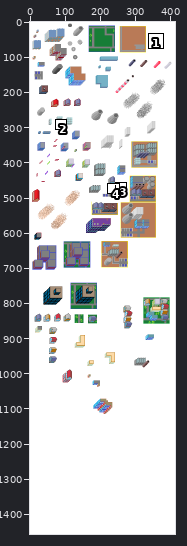
Two states of a sprite sheet, misc/artlib.png. The first picture is a wide view before the edit; the outline marks the close-up.
Close-up. Before the edit:
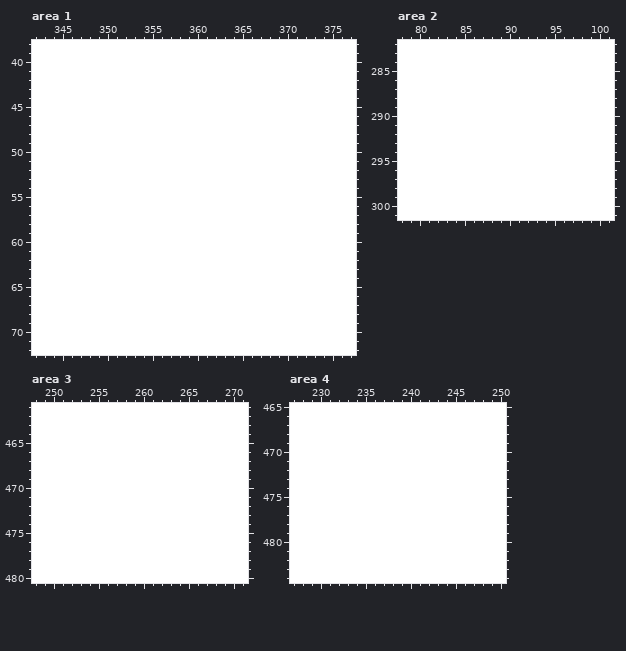
The file is 412x1456 pixels. Colours within 5 levels of each other are drawn and written as one. Shown: area 1: x 342..377, y 38..72; area 2: x 78..101, y 282..301; area 3: x 248..271, y 461..480; area 4: x 227..250, y 465..484. The commit also changed other parts of the picture, which this record leaves out.
After:
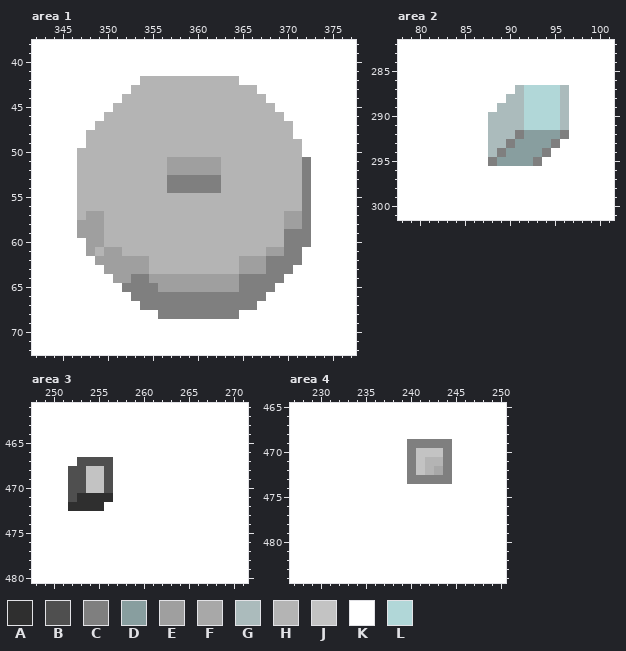
Palette (. is transparent): A #2f2f2f  B #4f4f4f  C #7f7f7f  D #889e9f  E #9f9f9f  F #a8a8a8  G #abbbbc  H #b4b4b4  J #c3c3c3  K #ffffff  L #b1d7d8
The edit:
--- area 1
@@ x 342..377 @@
 41 KKKKKKKKKKKKKKKKKKKKKKKKKKKKKKKKKKKK
-42 KKKKKKKKKKKKKKKKKKKKKKKKKKKKKKKKKKKK
-43 KKKKKKKKKKKKKKKKKKKKKKKKKKKKKKKKKKKK
-44 KKKKKKKKKKKKKKKKKKKKKKKKKKKKKKKKKKKK
-45 KKKKKKKKKKKKKKKKKKKKKKKKKKKKKKKKKKKK
-46 KKKKKKKKKKKKKKKKKKKKKKKKKKKKKKKKKKKK
-47 KKKKKKKKKKKKKKKKKKKKKKKKKKKKKKKKKKKK
-48 KKKKKKKKKKKKKKKKKKKKKKKKKKKKKKKKKKKK
-49 KKKKKKKKKKKKKKKKKKKKKKKKKKKKKKKKKKKK
-50 KKKKKKKKKKKKKKKKKKKKKKKKKKKKKKKKKKKK
-51 KKKKKKKKKKKKKKKKKKKKKKKKKKKKKKKKKKKK
-52 KKKKKKKKKKKKKKKKKKKKKKKKKKKKKKKKKKKK
-53 KKKKKKKKKKKKKKKKKKKKKKKKKKKKKKKKKKKK
-54 KKKKKKKKKKKKKKKKKKKKKKKKKKKKKKKKKKKK
-55 KKKKKKKKKKKKKKKKKKKKKKKKKKKKKKKKKKKK
-56 KKKKKKKKKKKKKKKKKKKKKKKKKKKKKKKKKKKK
-57 KKKKKKKKKKKKKKKKKKKKKKKKKKKKKKKKKKKK
-58 KKKKKKKKKKKKKKKKKKKKKKKKKKKKKKKKKKKK
-59 KKKKKKKKKKKKKKKKKKKKKKKKKKKKKKKKKKKK
-60 KKKKKKKKKKKKKKKKKKKKKKKKKKKKKKKKKKKK
-61 KKKKKKKKKKKKKKKKKKKKKKKKKKKKKKKKKKKK
-62 KKKKKKKKKKKKKKKKKKKKKKKKKKKKKKKKKKKK
-63 KKKKKKKKKKKKKKKKKKKKKKKKKKKKKKKKKKKK
-64 KKKKKKKKKKKKKKKKKKKKKKKKKKKKKKKKKKKK
-65 KKKKKKKKKKKKKKKKKKKKKKKKKKKKKKKKKKKK
-66 KKKKKKKKKKKKKKKKKKKKKKKKKKKKKKKKKKKK
-67 KKKKKKKKKKKKKKKKKKKKKKKKKKKKKKKKKKKK
-68 KKKKKKKKKKKKKKKKKKKKKKKKKKKKKKKKKKKK
+42 KKKKKKKKKKKKHHHHHHHHHHHKKKKKKKKKKKKK
+43 KKKKKKKKKKKHHHHHHHHHHHHHHKKKKKKKKKKK
+44 KKKKKKKKKKHHHHHHHHHHHHHHHHKKKKKKKKKK
+45 KKKKKKKKKHHHHHHHHHHHHHHHHHHKKKKKKKKK
+46 KKKKKKKKHHHHHHHHHHHHHHHHHHHHKKKKKKKK
+47 KKKKKKKHHHHHHHHHHHHHHHHHHHHHHKKKKKKK
+48 KKKKKKHHHHHHHHHHHHHHHHHHHHHHHKKKKKKK
+49 KKKKKKHHHHHHHHHHHHHHHHHHHHHHHHKKKKKK
+50 KKKKKHHHHHHHHHHHHHHHHHHHHHHHHHKKKKKK
+51 KKKKKHHHHHHHHHHEEEEEEHHHHHHHHHCKKKKK
+52 KKKKKHHHHHHHHHHEEEEEEHHHHHHHHHCKKKKK
+53 KKKKKHHHHHHHHHHCCCCCCHHHHHHHHHCKKKKK
+54 KKKKKHHHHHHHHHHCCCCCCHHHHHHHHHCKKKKK
+55 KKKKKHHHHHHHHHHHHHHHHHHHHHHHHHCKKKKK
+56 KKKKKHHHHHHHHHHHHHHHHHHHHHHHHHCKKKKK
+57 KKKKKHEEHHHHHHHHHHHHHHHHHHHHEECKKKKK
+58 KKKKKEEEHHHHHHHHHHHHHHHHHHHHEECKKKKK
+59 KKKKKEEEHHHHHHHHHHHHHHHHHHHHCCCKKKKK
+60 KKKKKKEEHHHHHHHHHHHHHHHHHHHHCCCKKKKK
+61 KKKKKKEHEEHHHHHHHHHHHHHHHHEECCKKKKKK
+62 KKKKKKKEEEEEEHHHHHHHHHHEEECCCCKKKKKK
+63 KKKKKKKKEEEEEHHHHHHHHHHEEECCCKKKKKKK
+64 KKKKKKKKKEECCEEEEEEEEEECCCCCKKKKKKKK
+65 KKKKKKKKKKCCCCEEEEEEEEECCCCKKKKKKKKK
+66 KKKKKKKKKKKCCCCCCCCCCCCCCCKKKKKKKKKK
+67 KKKKKKKKKKKKCCCCCCCCCCCCCKKKKKKKKKKK
+68 KKKKKKKKKKKKKKCCCCCCCCCKKKKKKKKKKKKK
 69 KKKKKKKKKKKKKKKKKKKKKKKKKKKKKKKKKKKK
--- area 2
@@ x 86..98 @@
 286 KKKKKKKKKKKKK
-287 KKKKKKKKKKKKK
-288 KKKKKKKKKKKKK
-289 KKKKKKKKKKKKK
-290 KKKKKKKKKKKKK
-291 KKKKKKKKKKKKK
-292 KKKKKKKKKKKKK
-293 KKKKKKKKKKKKK
-294 KKKKKKKKKKKKK
-295 KKKKKKKKKKKKK
+287 KKKKKGLLLLGKK
+288 KKKKGGLLLLGKK
+289 KKKGGGLLLLGKK
+290 KKGGGGLLLLGKK
+291 KKGGGGLLLLGKK
+292 KKGGGCDDDDCKK
+293 KKGGCDDDDCKKK
+294 KKGCDDDDCKKKK
+295 KKCDDDDCKKKKK
 296 KKKKKKKKKKKKK
--- area 3
@@ x 250..258 @@
 466 KKKKKKKKK
-467 KKKKKKKKK
-468 KKKKKKKKK
-469 KKKKKKKKK
-470 KKKKKKKKK
-471 KKKKKKKKK
-472 KKKKKKKKK
+467 KKKBBBBKK
+468 KKBBJJBKK
+469 KKBBJJBKK
+470 KKBBJJBKK
+471 KKBAAAAKK
+472 KKAAAAKKK
 473 KKKKKKKKK
--- area 4
@@ x 238..246 @@
 468 KKKKKKKKK
-469 KKKKKKKKK
-470 KKKKKKKKK
-471 KKKKKKKKK
-472 KKKKKKKKK
-473 KKKKKKKKK
+469 KKCCCCCKK
+470 KKCJJJCKK
+471 KKCJHHCKK
+472 KKCJHFCKK
+473 KKCCCCCKK
 474 KKKKKKKKK
